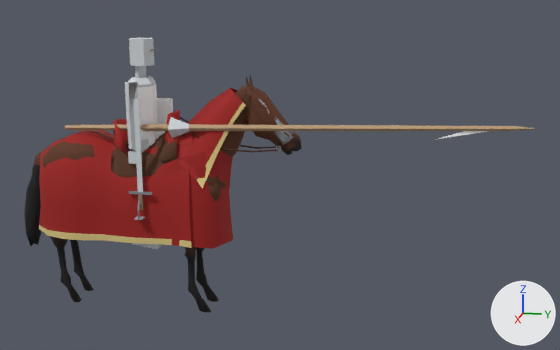
The glTF model game/assets/models/cavalry_hx_med_knight_lod1.glb, before and after one commit.
Both versions are drawn from a 50 mm lens placed at (6.21, 2.54, 2.76), pointed at (-0.05, 1.29, 1.2). Arrows for +X, +Y and +Z are at lower right; the lights stay in place. The first picture is the older version. Vertices at exactly the same position are counted once.

Objects in the first picture: 'hx_med_knight_lod1'.
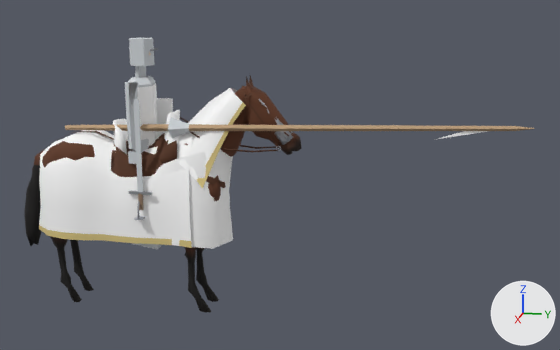
What differs and where, as boxes [x1, y1, x2, y2] in the pictures (560 x 350 px):
part 1 of me_hx_med_knight_lod1, recoloured (red to white)
    both: [39, 88, 242, 249]

The change in detail:
me_hx_med_knight_lod1 has 1571 vertices, 2700 faces and spans x -0.35..0.35, y -1.07..3.3, z -0.02..2.33.
me_hx_med_knight_lod1 is used by ob_hx_med_knight_lod1; location (0.0, 0.0, 0.0).
me_hx_med_knight_lod1 part 1: 355 faces centred in x -0.3..0.3, y -0.86..0.96, z 0.66..1.86 are repainted in the vertex colours; the middle colour goes from red #9e1a17 to white #ffffff.
